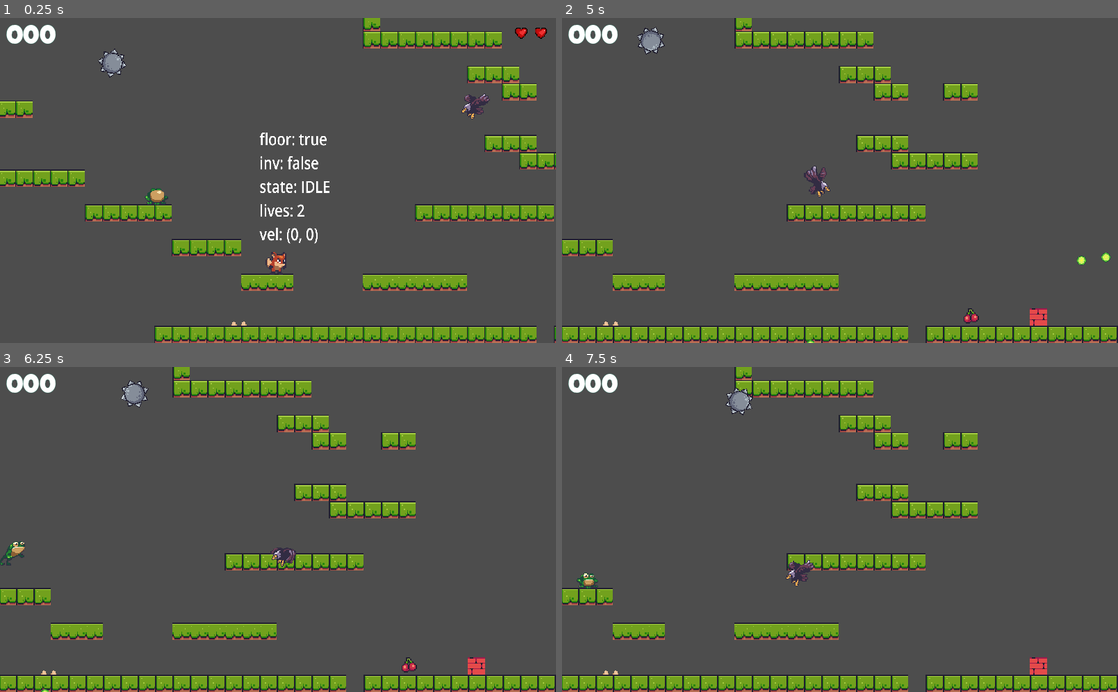
Above: before the commit, frames 1-4 (two rows, left to right).
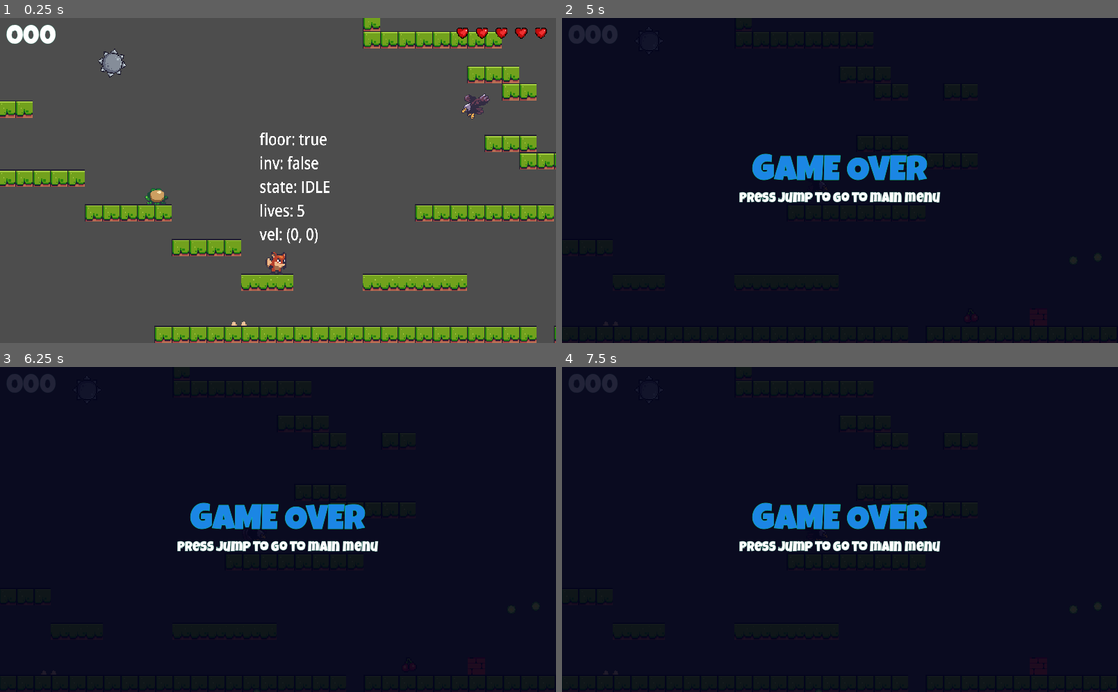
Above: after the commit, the same moments.

Repository: niamh-d/godot-foxy-2d-platformer
Game: Godot game, scene res://scenes/level_base/level_base.tscn
Two runs of this game, one before a commit and one after it. Both use one fixed random seed, a clock stepped at 60 frames per second and the inputs below.
Inputs:
- Up to frame 1 (0.25 s): no input
- Up to frame 2 (5 s): hold Right (right) 0.53-2.03 s; tap E (shoot) every 0.75 s from 0.6 to 4.35 s; tap Space (jump) at 0.77, 1.52, 3.02, 3.77, 4.52 s; hold Left (left) 2.03-2.78 s; hold Right (right) 2.78-4.28 s; hold Left (left) from 4.28 s (still down)
- Up to frame 3 (6.25 s): release Left (left) at 5.03 s; hold Right (right) 5.03-5.78 s; tap E (shoot) at 5.1, 5.85 s; hold Left (left) from 5.78 s (still down); tap Space (jump) at 6.02 s
- Up to frame 4 (7.5 s): tap E (shoot) at 6.6, 7.35 s; tap Space (jump) at 6.77 s; release Left (left) at 7.28 s; hold Right (right) from 7.28 s (still down)

The runs differ from the first frame. In frame 1, 0.2% of the frame differs, in the area x 53-92%, y 2-62%; in frame 2, 100%, in the area x 0-100%, y 0-100%; in frame 3, 100%; in frame 4, 100%.

Commit message:
game over screen toggled

Diff:
--- a/scenes/ball_spikes/ball_spikes.tscn
+++ b/scenes/ball_spikes/ball_spikes.tscn
@@ -6,7 +6,7 @@
 [sub_resource type="CircleShape2D" id="CircleShape2D_65edv"]
 radius = 12.0
 
-[node name="BallSpikes" type="PathFollow2D"]
+[node name="BallSpikes" type="PathFollow2D" groups=["Moveables"]]
 rotates = false
 script = ExtResource("1_in66m")
 
--- a/scenes/floor_spikes/floor_spikes.tscn
+++ b/scenes/floor_spikes/floor_spikes.tscn
@@ -5,7 +5,7 @@
 [sub_resource type="RectangleShape2D" id="RectangleShape2D_8wfka"]
 size = Vector2(14, 7)
 
-[node name="FloorSpikes" type="Area2D"]
+[node name="FloorSpikes" type="Area2D" groups=["Moveables"]]
 collision_layer = 4
 collision_mask = 0
 
--- a/scenes/hud/hud.gd
+++ b/scenes/hud/hud.gd
@@ -12,7 +12,15 @@
 	_hearts = hbc_hearts.get_children()
 	SignalManager.on_player_hit.connect(update_hearts)
 	SignalManager.on_level_started.connect(update_hearts)
+	SignalManager.on_game_over.connect(on_game_over)
 
 func update_hearts(lives: int) -> void:
 	for life in range(_hearts.size()):
 		_hearts[life].visible = lives > life
+
+func show_end_screen() -> void:
+	color_rect.show()
+
+func on_game_over() -> void:
+	show_end_screen()
+	vbc_game_over.show()
--- a/scenes/hud/hud.tscn
+++ b/scenes/hud/hud.tscn
@@ -76,6 +76,7 @@
 color = Color(0, 0.00392157, 0.0980392, 0.866667)
 
 [node name="VBCLevelComplete" type="VBoxContainer" parent="ColorRect"]
+visible = false
 layout_mode = 1
 anchors_preset = 8
 anchor_left = 0.5
@@ -104,6 +105,7 @@
 vertical_alignment = 1
 
 [node name="VBCGameOver" type="VBoxContainer" parent="ColorRect"]
+visible = false
 layout_mode = 1
 anchors_preset = 8
 anchor_left = 0.5
--- a/scenes/level_base/level_base.gd
+++ b/scenes/level_base/level_base.gd
@@ -1,7 +1,15 @@
 extends Node2D
 
 func _ready() -> void:
-	pass # Replace with function body.
+	SignalManager.on_game_over.connect(on_game_over)
 
 func _process(delta: float) -> void:
 	pass
+
+func kill(item) -> void:
+	item.set_process(false)
+	item.set_physics_process(false)
+
+func on_game_over() -> void:
+	for mov in get_tree().get_nodes_in_group(Constants.MOVEABLES_GROUP):
+		kill(mov)
--- a/scenes/player/player.gd
+++ b/scenes/player/player.gd
@@ -23,7 +23,7 @@
 
 var _state: PlayerState = PlayerState.IDLE
 var _is_invincible: bool = false
-var _lives: int = 2
+var _lives: int = 5
 
 func _ready() -> void:
 	call_deferred("late_setup")
@@ -130,13 +130,17 @@
 	var hearts_remaining = _lives - damage
 	return hearts_remaining if hearts_remaining > 0 else 0
 
+func kill() -> void:
+	SignalManager.on_game_over.emit()
+	set_physics_process(false)
+	animation_player.stop()
+	invincible_player.stop()
+
 func reduce_lives(damage: int) -> bool:
 	_lives = calc_remaining_hearts(damage)
 	SignalManager.on_player_hit.emit(_lives)
 	if is_player_dead():
-		SignalManager.on_game_over.emit()
-		set_physics_process(false)
-		print("player dies")
+		kill()
 	return is_player_dead()
 
 func go_invincible() -> void:
@@ -152,9 +156,9 @@
 func apply_hit() -> void:
 	if _is_invincible:
 		return
+	SoundManager.play_clip(sound, SoundManager.SOUND_DAMAGE)
 	if reduce_lives(1):
 		return
-	SoundManager.play_clip(sound, SoundManager.SOUND_DAMAGE)
 	go_invincible()
 	set_state(PlayerState.HURT)
 
